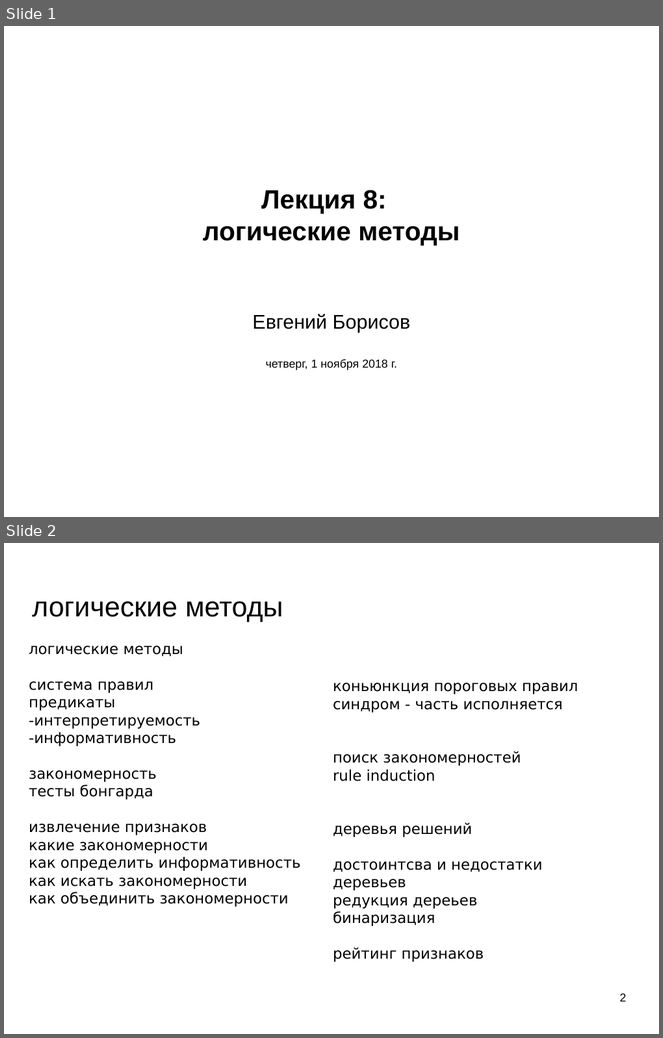
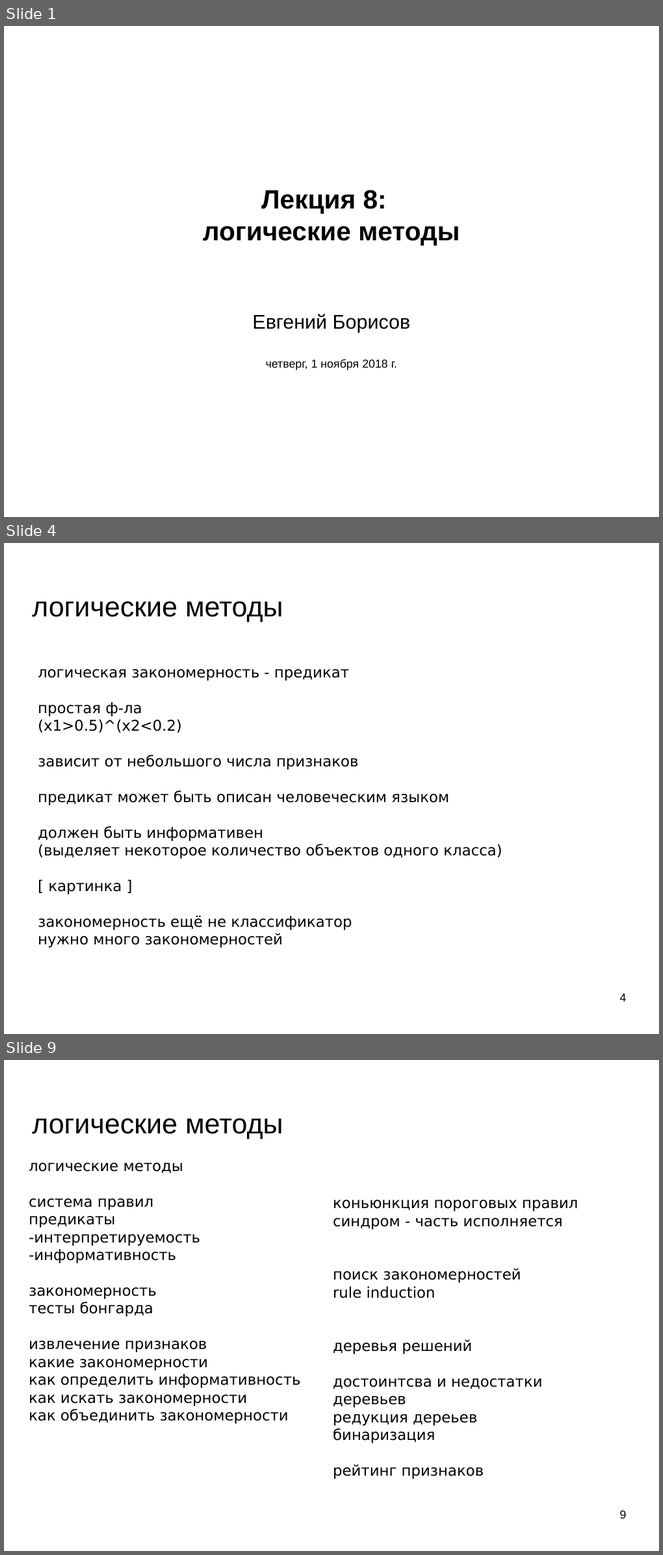
Before and after one commit to mechanoid5/ml_lectorium_legacy, a slide deck: 08-logical.odp. Shown one above the other, each under a label of ours: slides 1 and 2 before the commit, slides 1, 4 and 9 after it; the slides between them are not shown. The pictures are 663x1038 and 663x1555 pixels, drawn with LibreOffice and Linux fonts; fonts in the diff are those of the drawing; background and template pictures are left out. Boxes give left, top, right and bottom in pixels: in the first picture for what was removed or moved away, otherwise in the second. Text is boxed around its words. In the diff, an @@ line names an element or a change of style, - is before the commit and + after.

```diff
--- a/08-logical.odp
+++ b/08-logical.odp
@@ slide 4 added at (4, 543, 659, 1034), background picture (left out) @@
@@ title added at (32, 601, 283, 622), 33.9 pt, text #000000 @@
+логические методы
@@ text added at (38, 669, 502, 948), 18 pt, text #000000 @@
+логическая закономерность - предикат
+простая ф-ла
+(х1>0.5)^(x2<0.2)
+зависит от небольшого числа признаков
+предикат может быть описан человеческим языком
+должен быть информативен
+(выделяет некоторое количество объектов одного класса)
+[ картинка ]
+закономерность ещё не классификатор
+нужно много закономерностей
@@ page number added at (620, 993, 627, 1002), 14 pt, text #000000 @@
+4
@@ what was slide 2 is now slide 9 @@
@@ page number at (620, 1510, 627, 1519): text changed @@
-2
+9
```
Also in this commit, not shown: 6 other slides added, 2 other files.
